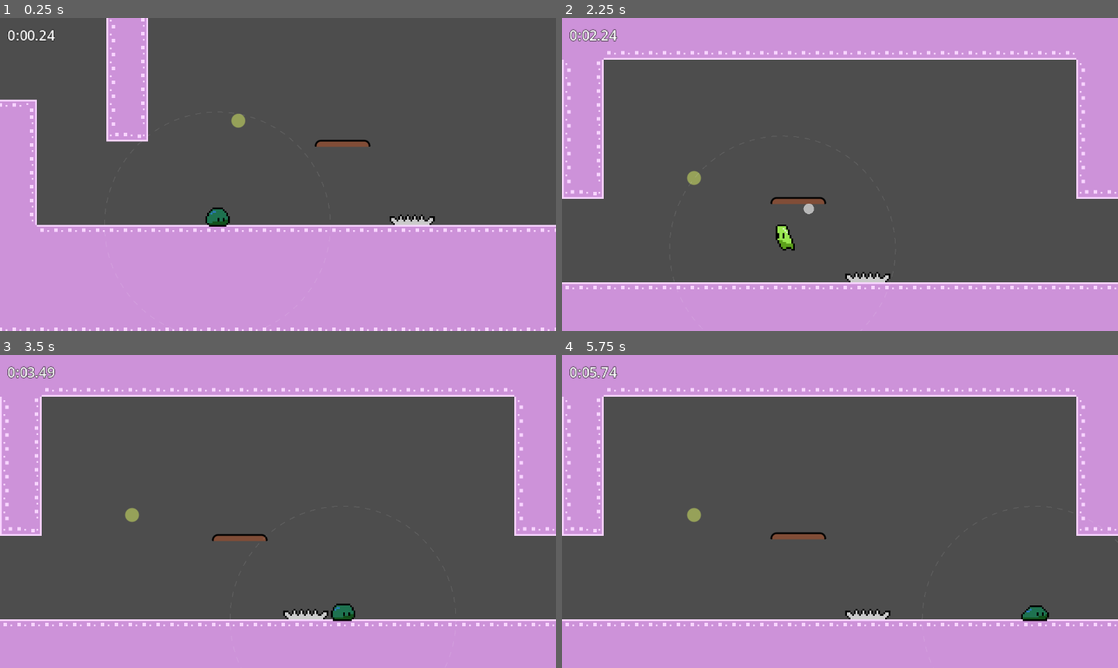
Above: before the commit, frames 1-4 (two rows, left to right).
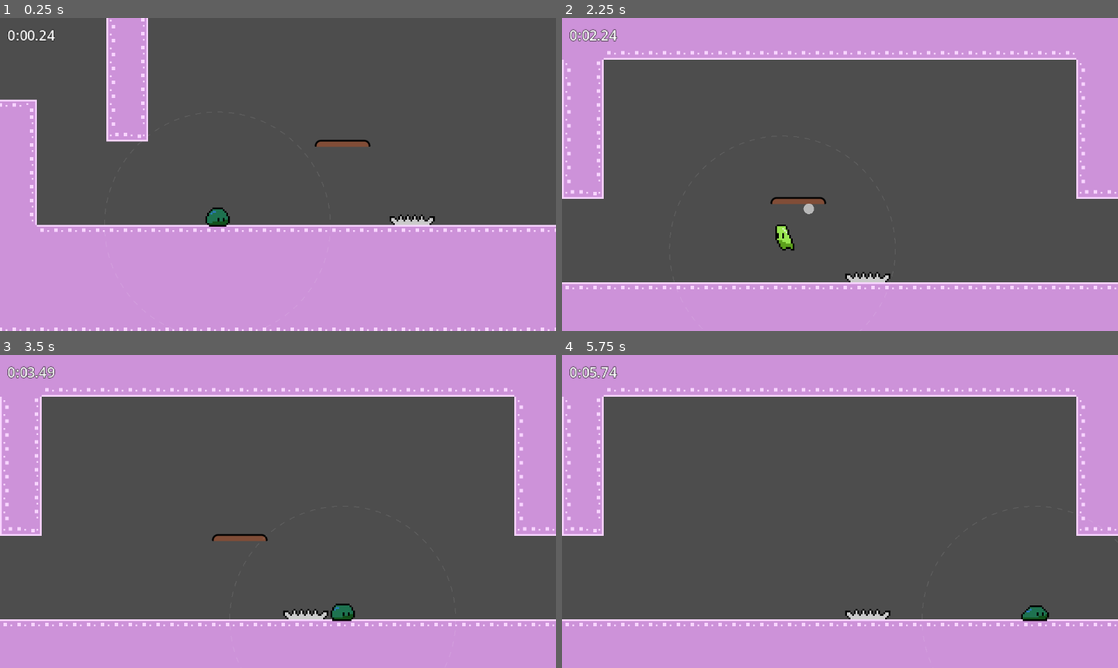
Above: after the commit, the same moments.

Repository: jordanguyent/slick_slime
Game: Godot game, scene res://scenes/levels/level_1.tscn
Same seed, same stepped clock (60 frames per second), same inputs: the game is played once before the commit and once after it.
Inputs (mouse positions are in pixels of both pictures, inside the frame that each line leads up to):
- Up to frame 1 (0.25 s): no input
- Up to frame 2 (2.25 s): move the mouse to (962, 158) at 0.52 s; hold D (player_right) 0.53-2.03 s; click (962, 158) at 0.6 s; tap Space (player_jump) at 0.77, 1.52 s; move the mouse to (728, 190) at 1.27 s; click (728, 190) at 1.35 s; move the mouse to (895, 105) at 2.02 s; hold A (player_left) from 2.03 s (still down); click (895, 105) at 2.1 s
- Up to frame 3 (3.5 s): move the mouse to (250, 574) at 2.77 s; release A (player_left) at 2.78 s; hold D (player_right) from 2.78 s (still down); click (250, 574) at 2.85 s; tap Space (player_jump) at 3.02 s
- Up to frame 4 (5.75 s): move the mouse to (1006, 558) at 3.52 s; click (1006, 558) at 3.6 s; tap Space (player_jump) at 3.77, 4.52 s; move the mouse to (673, 464) at 4.27 s; release D (player_right) at 4.28 s; hold A (player_left) 4.28-5.03 s; click (673, 464) at 4.35 s; move the mouse to (867, 511) at 5.02 s; hold D (player_right) from 5.03 s (still down); click (867, 511) at 5.1 s

The runs differ from the first frame. In frame 1, less than 0.1% of the frame differs, in the area x 41-45%, y 30-36%; in frame 2, 0.1%; in frame 3, 0.1%; in frame 4, 0.3%, in the area x 22-48%, y 48-59%.

Commit message:
Add grapple snap

Diff:
--- a/entities/grapple_point/grapple_point.tscn
+++ b/entities/grapple_point/grapple_point.tscn
@@ -22,3 +22,6 @@
 [node name="CollisionShape2D" type="CollisionShape2D" parent="." unique_id=1572531224]
 position = Vector2(4, 4)
 shape = SubResource("CircleShape2D_mxg5i")
+
+[node name="Marker2D" type="Marker2D" parent="." unique_id=1047966853]
+position = Vector2(4, 4)
--- a/entities/platform/breakable_platform.tscn
+++ b/entities/platform/breakable_platform.tscn
@@ -45,5 +45,5 @@
 shape = SubResource("RectangleShape2D_5btdt")
 
 [node name="RespawnTimer" type="Timer" parent="." unique_id=364982606]
-wait_time = 2.0
+wait_time = 4.0
 one_shot = true
--- a/entities/player/player.gd
+++ b/entities/player/player.gd
@@ -24,7 +24,7 @@
 @export var GRAPPLE_COUNT: int = 1:
 	set(value):
 		GRAPPLE_COUNT = clamp(value, 0, GRAPPLE_COUNT_MAX)
-
+@export var GRAPPLE_MARGIN: float = 20
 @export var wall_time: float = 1.0
 
 @export_group("Slime Settings")
@@ -63,8 +63,6 @@
 		tile_map = value
 		last_tile_pos = Vector2i(-1, -1)
 
-var cone_distance: float = 10
-
 func _ready() -> void:
 	Game.collected.connect(_collectable_retrieved)
 	collision_shape_original_size = collision_shape.shape.size
@@ -127,7 +125,6 @@
 		return
 
 	var atlas_coords = tile_map.get_cell_atlas_coords(pos)
-	print(atlas_coords)
 
 	if atlas_coords in target_tile_coords_list:
 		var index = target_tile_coords_list.find(atlas_coords)
@@ -150,8 +147,8 @@
 
 func _update_grapple_preview() -> void:
 	var mouse_pos = get_local_mouse_position()
-
 	var target_pos = mouse_pos
+
 	if mouse_pos.length() > GRAPPLE_RANGE:
 		target_pos = mouse_pos.normalized() * GRAPPLE_RANGE
 
@@ -161,7 +158,7 @@
 	if grapple_cast.is_colliding():
 		preview_point = grapple_cast.get_collision_point().snapped(Vector2(1, 1))
 	else:
-		preview_point = null
+		preview_point = _get_snapped_anchor_point()
 
 	if GRAPPLE_COUNT > 0:
 		animated_sprite.modulate = Color(0.2, 0.5, 1.0)
@@ -172,25 +169,59 @@
 
 func _handle_grapple_input() -> void:
 	if Input.is_action_just_pressed("player_grapple") and GRAPPLE_COUNT > 0:
-		if grapple_cast.is_colliding():
-			var point = grapple_cast.get_collision_point()
+		if preview_point != null:
 			GRAPPLE_COUNT -= 1
-			state_machine.transition_to("GrappleState", {"point": point})
-
+			state_machine.transition_to("GrappleState", {"point": preview_point})
+
+func _get_snapped_anchor_point():
+	var best_point = null
+	var closest_dist_to_line = GRAPPLE_MARGIN
+
+	var line_start = global_position
+	var line_end = global_position + (grapple_cast.target_position)
+
+
+
+	for anchor in get_tree().get_nodes_in_group("GrappleAnchors"):
+		var marker = anchor.find_child("Marker2D", true, false)
+		var anchor_pos = marker.global_position if marker else anchor.global_position
+		var dist_to_player = global_position.distance_to(anchor_pos)
+		if dist_to_player > GRAPPLE_RANGE:
+			continue
+
+		var closest_point_on_line = Geometry2D.get_closest_point_to_segment(anchor_pos, line_start, line_end)
+
+		var dist_to_line = anchor_pos.distance_to(closest_point_on_line)
+
+		if dist_to_line < closest_dist_to_line:
+			if _has_line_of_sight(anchor_pos):
+				closest_dist_to_line = dist_to_line
+				best_point = anchor_pos
+
+	return best_point
+
+func _has_line_of_sight(target_global_pos: Vector2) -> bool:
+	var original_target = grapple_cast.target_position
+	grapple_cast.target_position = to_local(target_global_pos)
+	grapple_cast.force_raycast_update()
+
+	var can_see = !grapple_cast.is_colliding() or \
+					grapple_cast.get_collision_point().distance_to(target_global_pos) < 5.0
+
+	grapple_cast.target_position = original_target
+	return can_see
 
 func _draw() -> void:
-	# 1. Draw the Dotted Range Circle (Local Space)
 	var circle_color = Color(1, 1, 1, 0.1)
 	var line_width = 0.5
-	var dash_count = 64 # Total number of dots/dashes
-	var dash_length = TAU / (dash_count * 2) # Length of each dash in radians
+	var dash_count = 64
+	var dash_length = TAU / (dash_count * 2)
 
 	for i in range(dash_count):
 		var start_angle = i * (TAU / dash_count)
 		var end_angle = start_angle + dash_length
 		draw_arc(Vector2.ZERO, GRAPPLE_RANGE, start_angle, end_angle, 4, circle_color, line_width)
 
-	# 2. Draw the Preview Point (World Space)
 	draw_set_transform(-global_position, 0, Vector2.ONE)
 	if preview_point != null:
 		draw_circle(preview_point, 3.0, Color(1, 1, 1, 0.6))
--- a/scenes/levels/stages/start_stage.tscn
+++ b/scenes/levels/stages/start_stage.tscn
@@ -3,7 +3,6 @@
 [ext_resource type="TileSet" uid="uid://1bdo48j17w3l" path="res://scenes/main_tile_set.tres" id="1_us5q6"]
 [ext_resource type="PackedScene" uid="uid://df8b37kcaqfdj" path="res://entities/checkpoint/checkpoint.tscn" id="2_k0d5o"]
 [ext_resource type="PackedScene" uid="uid://8sif2etjc5e" path="res://entities/platform/breakable_platform.tscn" id="3_kkaqd"]
-[ext_resource type="PackedScene" uid="uid://driwrjbetket4" path="res://entities/grapple_point/grapple_point.tscn" id="5_1tn6o"]
 
 [sub_resource type="RectangleShape2D" id="RectangleShape2D_kkaqd"]
 size = Vector2(32, 48)
@@ -35,10 +34,5 @@
 [node name="BreakablePlatform" parent="." unique_id=928913913 instance=ExtResource("3_kkaqd")]
 position = Vector2(120, 102)
 
-[node name="GrappleGroup" type="Node2D" parent="." unique_id=184684103]
-
-[node name="GrapplePoint" parent="GrappleGroup" unique_id=2054332074 instance=ExtResource("5_1tn6o")]
-position = Vector2(72, 88)
-
 [editable path="Checkpoint"]
 [editable path="Checkpoint2"]
